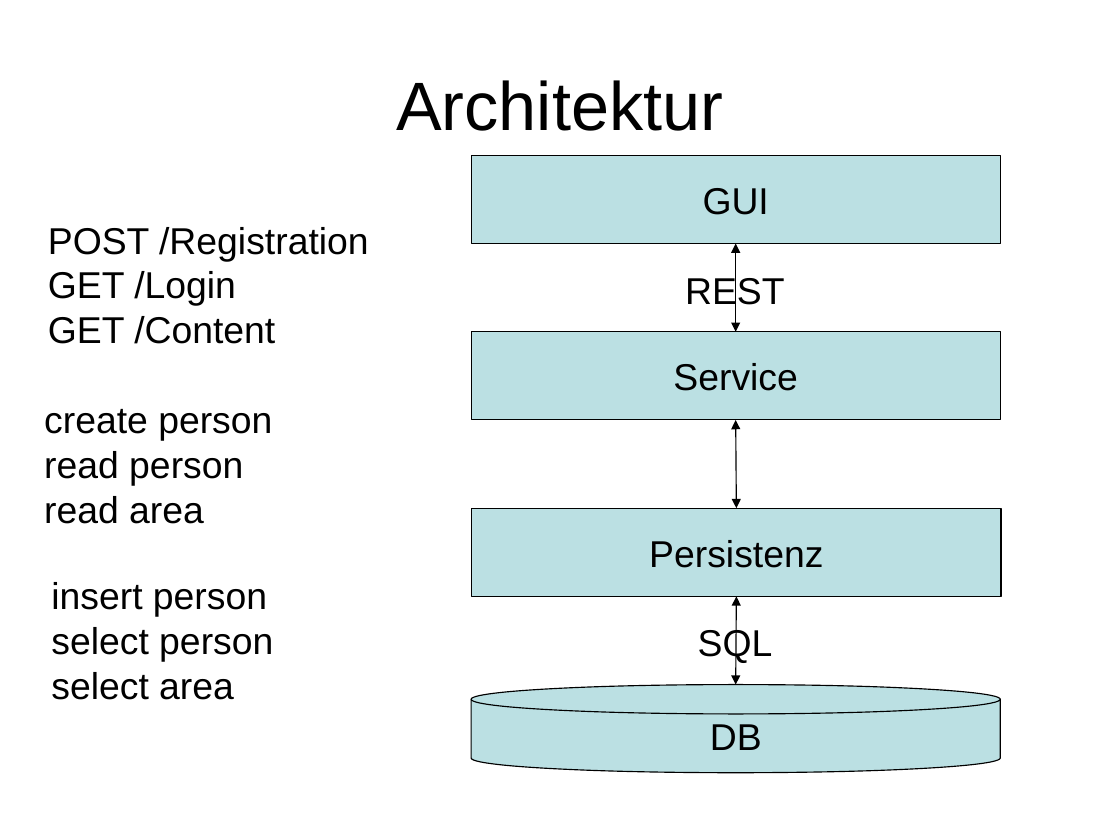
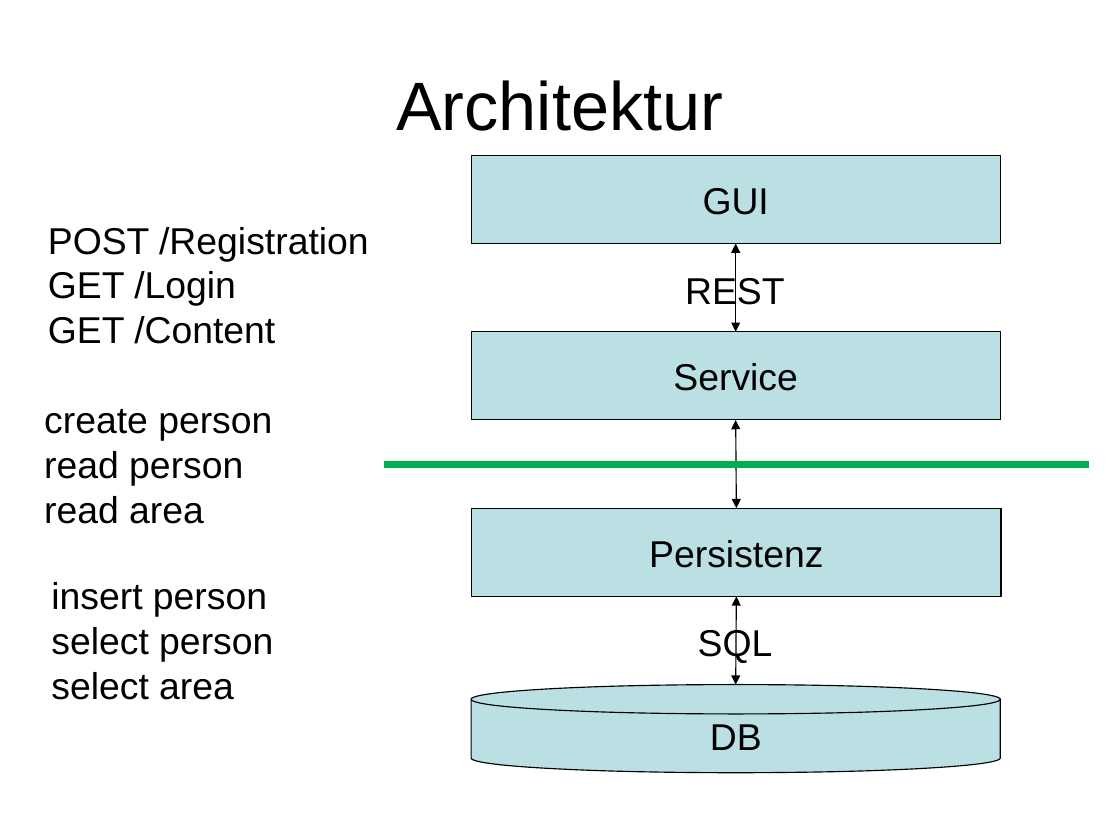
Before and after one commit to owronka/SubZeroMicroservices, a slide deck: slide 7 of doc/Resilient Microservices - Tag 2.pptx. Drawn at 1120x840 pixels with LibreOffice and Linux fonts; fonts in the diff are those of the drawing. Boxes give left, top, right and bottom in pixels: in the first picture for what was removed or moved away, otherwise in the second. Text is boxed around its words. In the diff, an @@ line names an element or a change of style, - is before the commit and + after.

```diff
--- a/doc/Resilient Microservices - Tag 2.pptx
+++ b/doc/Resilient Microservices - Tag 2.pptx
@@ line added from (384, 464) to (1089, 464), #00B050 4.5 pt @@
```
Also in this commit, not shown: 1 other file.
